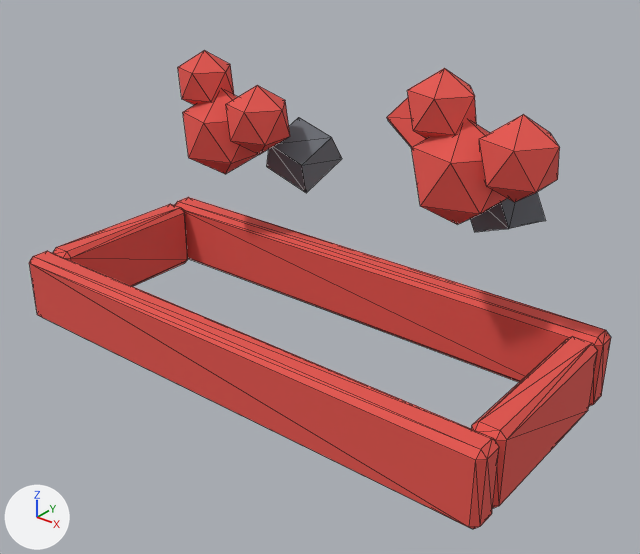
Before and after pictures for a commit that changed the glTF model public/models/keyboardsmash_m0_2.glb.
Both versions are drawn from a 50 mm lens placed at (0.68, -0.798, 0.546), pointed at (0.034, 0.009, 0.046). Arrows for +X, +Y and +Z are at lower left; the lights stay in place. The first picture is the older version. Mesh edges are drawn as thin lines. Where no turn or scale is listed for an object, it has been applied to the vertices. Vertices at exactly the same position are counted once.

The older version as bpy lines, for what is in view:
```python
me_keyboardsmash_m0_2_mesh = bpy.data.meshes.new('keyboardsmash_m0_2_mesh')
me_keyboardsmash_m0_2_mesh.from_pydata(...)  # 192 vertices, 332 faces; spans x -0.37..0.37, y -0.16..0.24, z -0.08..0.325
# faces by material slot: [308, 24]
me_keyboardsmash_m0_2_mesh.materials.append(mat_e5534b_r0_85_m0_0_e0_0)  # red #e5534b
me_keyboardsmash_m0_2_mesh.materials.append(mat_62676f_r0_6_m0_0_e0_0)  # grey #62676f
ob_keyboardsmash_m0_2_mesh = bpy.data.objects.new('keyboardsmash_m0_2_mesh', me_keyboardsmash_m0_2_mesh)
ob_keyboardsmash_m0_2_mesh.location = (0.0, 0.0, 0.0)
```
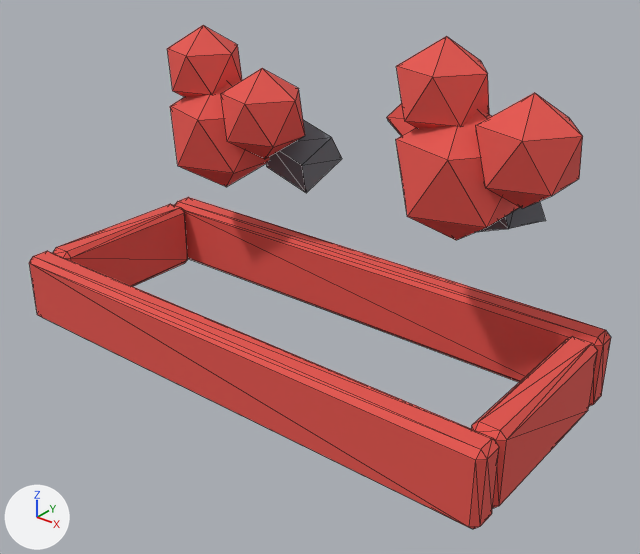
Edits to the bpy script that builds the scene:
```text
Change me_keyboardsmash_m0_2_mesh:
    used by ob_keyboardsmash_m0_2_mesh; location = (0.0, 0.0, 0.0)
    remove me_keyboardsmash_m0_2_mesh.from_pydata(...)  # 192 vertices, 332 faces; spans x -0.37..0.37, y -0.16..0.24, z -0.08..0.325
    add me_keyboardsmash_m0_2_mesh.from_pydata(...)  # 192 vertices, 332 faces; spans x -0.37..0.37, y -0.16..0.24, z -0.08..0.36
    me_keyboardsmash_m0_2_mesh part 1: the loose piece of 12 vertices spanning x -0.278..-0.162, y 0.045..0.155, z 0.105..0.235 is scaled about its middle by 1.31
    me_keyboardsmash_m0_2_mesh part 2: the loose piece of 12 vertices spanning x -0.195..-0.105, y 0.057..0.143, z 0.15..0.25 is scaled about its middle by 1.3, then moved by (0.01, 0.0, 0.01)
    me_keyboardsmash_m0_2_mesh part 3: the loose piece of 12 vertices spanning x -0.29..-0.21, y 0.062..0.138, z 0.195..0.285 is scaled about its middle by 1.33, then moved by (0.0, 0.0, 0.02)
    me_keyboardsmash_m0_2_mesh part 4: the loose piece of 12 vertices spanning x 0.142..0.258, y 0.005..0.115, z 0.145..0.275 is scaled about its middle by 1.31
    me_keyboardsmash_m0_2_mesh part 5: the loose piece of 12 vertices spanning x 0.225..0.315, y 0.017..0.103, z 0.19..0.29 is scaled about its middle by 1.3, then moved by (0.01, 0.0, 0.01)
    me_keyboardsmash_m0_2_mesh part 6: the loose piece of 12 vertices spanning x 0.13..0.21, y 0.022..0.098, z 0.235..0.325 is scaled about its middle by 1.33, then moved by (0.0, 0.0, 0.02)
```

Changed parts and their boxes [x1, y1, x2, y2] in the pictures (640 x 554 px; the box of a moved part takes in the faces that stretch with it):
'keyboardsmash_m0_2_mesh', reshaped: before [29, 50, 611, 529]; after [29, 25, 611, 529]
part 1 of me_keyboardsmash_m0_2_mesh, moved or reshaped: before [183, 91, 259, 174]; after [170, 83, 269, 187]
part 2 of me_keyboardsmash_m0_2_mesh, moved or reshaped: before [226, 85, 290, 154]; after [221, 68, 305, 159]
part 3 of me_keyboardsmash_m0_2_mesh, moved or reshaped: before [178, 50, 234, 105]; after [167, 25, 242, 97]
part 4 of me_keyboardsmash_m0_2_mesh, moved or reshaped: before [411, 120, 507, 225]; after [396, 110, 519, 240]
part 5 of me_keyboardsmash_m0_2_mesh, moved or reshaped: before [479, 114, 560, 202]; after [476, 92, 583, 208]
part 6 of me_keyboardsmash_m0_2_mesh, moved or reshaped: before [407, 68, 476, 138]; after [396, 36, 489, 129]
